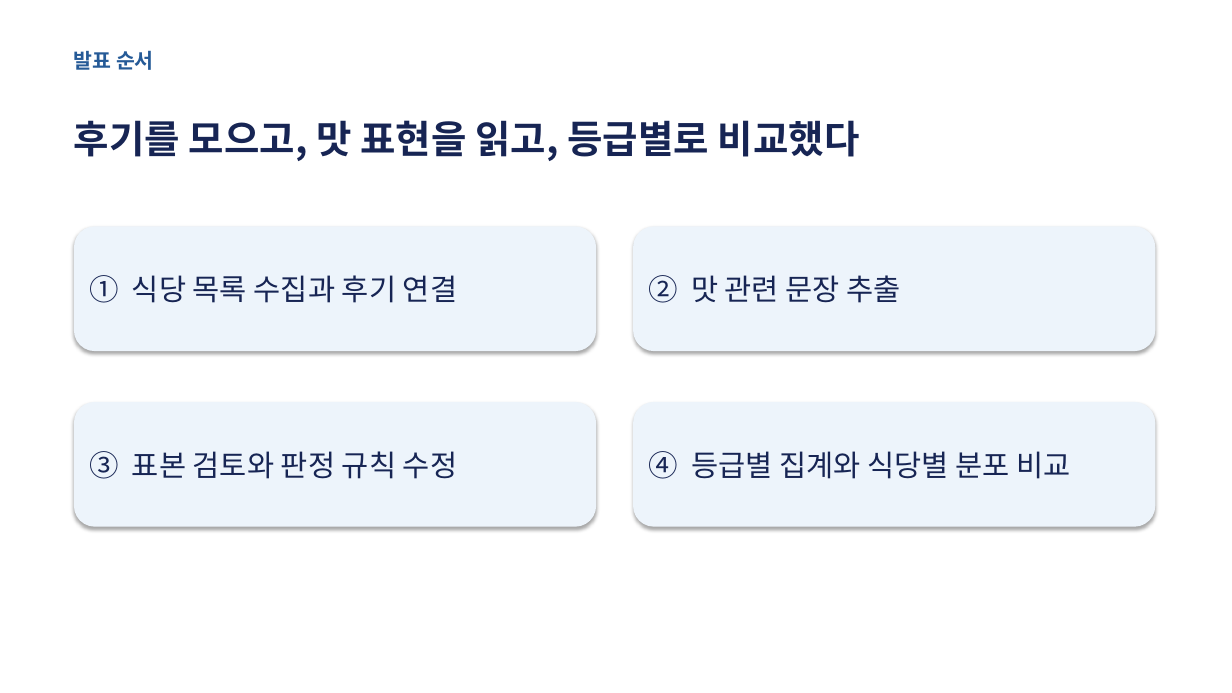
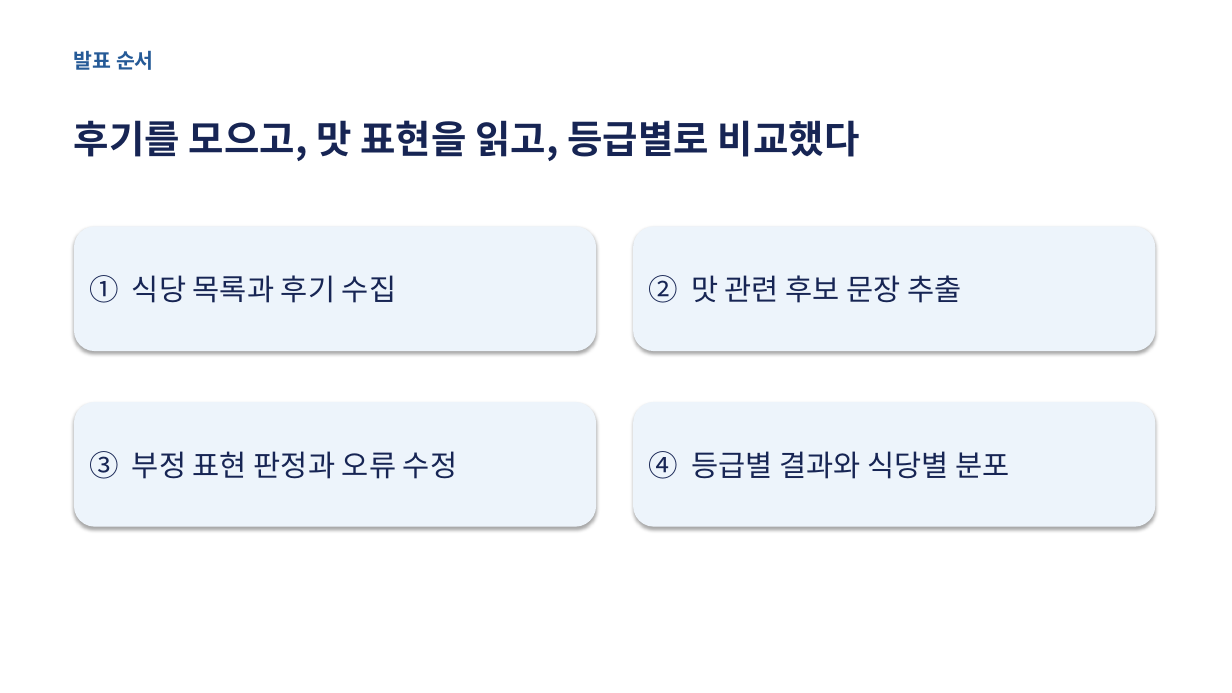
Before and after one commit to taeuk-kim-01/michelin_review_analysis, a slide deck: slide 2 of Michelin_Final.pptx. Drawn at 1232x693 pixels with LibreOffice and Linux fonts; fonts in the diff are those of the drawing. Boxes give left, top, right and bottom in pixels: in the first picture for what was removed or moved away, otherwise in the second. Text is boxed around its words. In the diff, an @@ line names an element or a change of style, - is before the commit and + after.

```diff
--- a/Michelin_Final.pptx
+++ b/Michelin_Final.pptx
@@ text in rounded rectangle at (89,275,396,303): text changed @@
-① 식당 목록 수집과 후기 연결
+① 식당 목록과 후기 수집
@@ text in rounded rectangle at (648,275,962,303): text changed @@
-② 맛 관련 문장 추출
+② 맛 관련 후보 문장 추출
@@ text in rounded rectangle at (89,451,457,479): text changed @@
-③ 표본 검토와 판정 규칙 수정
+③ 부정 표현 판정과 오류 수정
@@ text in rounded rectangle at (648,451,1009,479): text changed @@
-④ 등급별 집계와 식당별 분포 비교
+④ 등급별 결과와 식당별 분포
```
Also in this commit, not shown: 2 other slides changed, 1 slide added.
